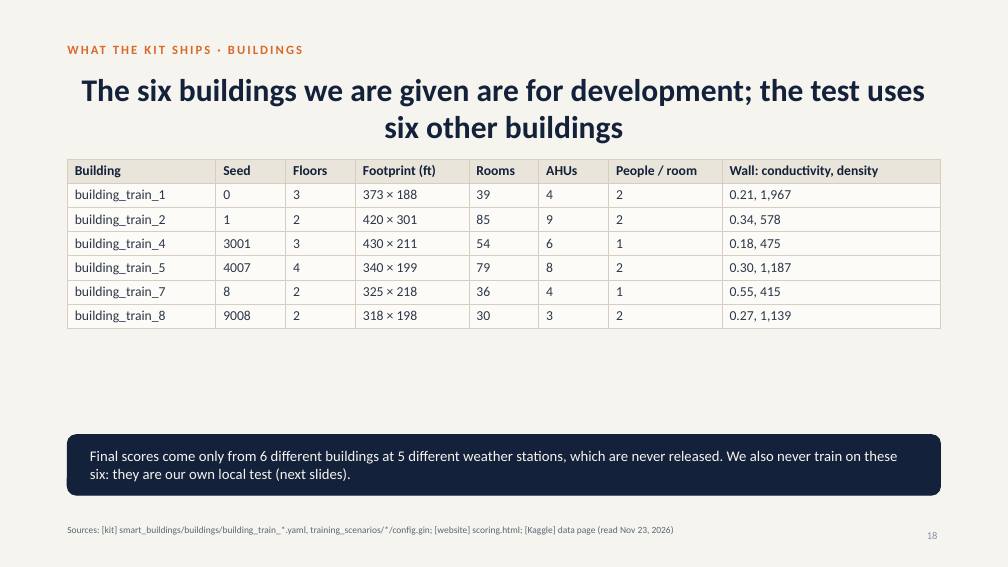
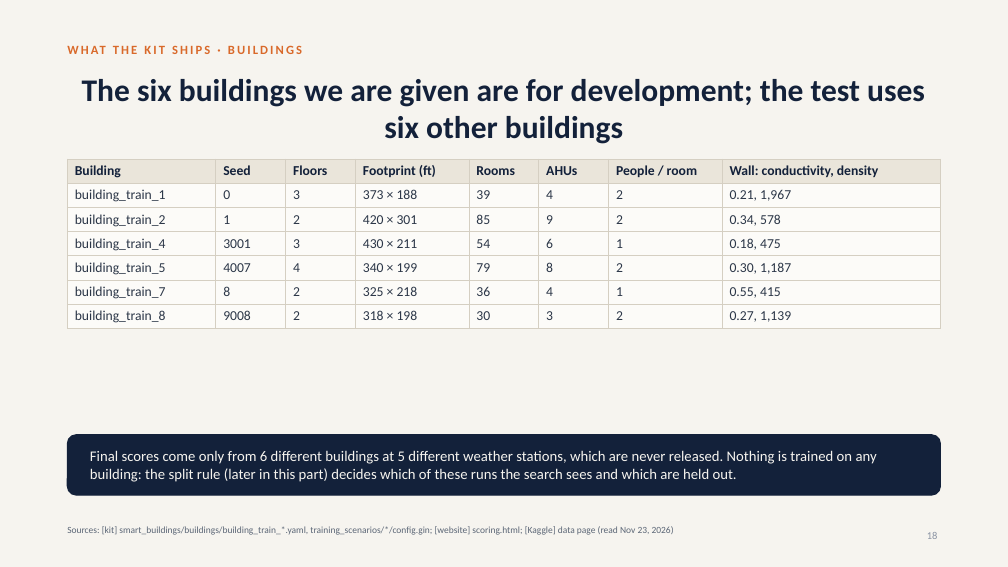
Before and after one commit to srivathsanb14/working-code, a slide deck: slide 18 of docs/One_Controller_for_Every_Building.pptx. Drawn at 1008x567 pixels with LibreOffice and Linux fonts; fonts in the diff are those of the drawing. Boxes give left, top, right and bottom in pixels: in the first picture for what was removed or moved away, otherwise in the second. Text is boxed around its words. In the diff, an @@ line names an element or a change of style, - is before the commit and + after.

```diff
--- a/docs/One_Controller_for_Every_Building.pptx
+++ b/docs/One_Controller_for_Every_Building.pptx
@@ text at box(90, 450, 877, 482): text changed @@
-Final scores come only from 6 different buildings at 5 different weather stations, which are never released. We also never train on these six: they are our own local test (next slides).
+Final scores come only from 6 different buildings at 5 different weather stations, which are never released. Nothing is trained on any building: the split rule (later in this part) decides which of these runs the search sees and which are held out.
```
Also in this commit, not shown: 19 other slides changed, 5 other files.
